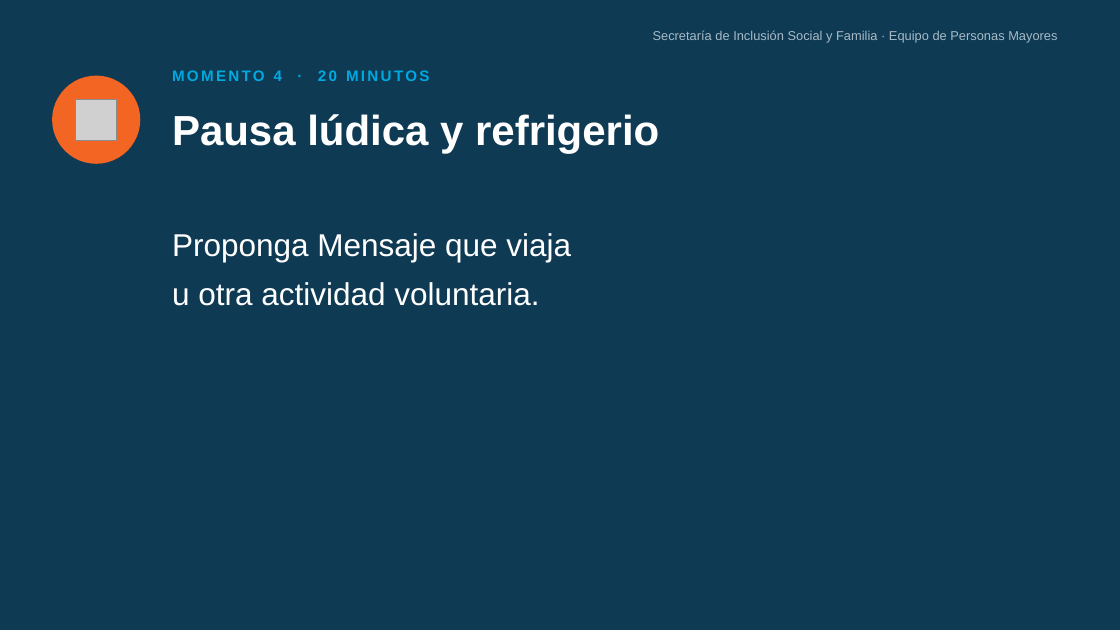
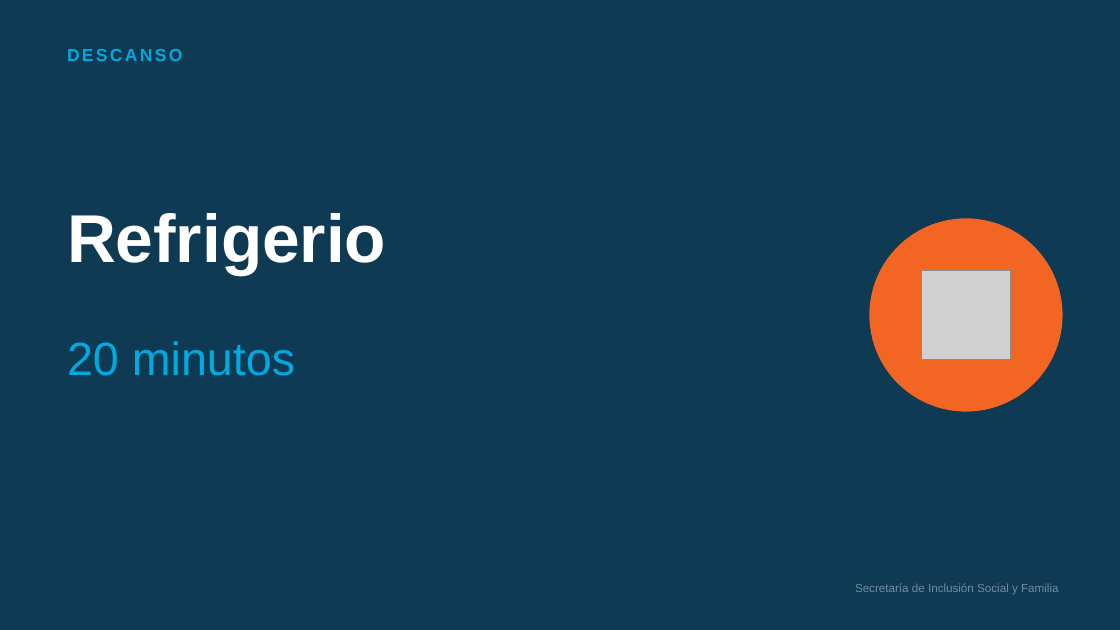
Before and after one commit to alquimia7ia-blip/Alquimia, a slide deck: slide 22 of docs/proyectos/personas-mayores/PPT_Sesion_5_Tecnologia_y_Dinero.pptx (slide 10 before the commit). Drawn at 1120x630 pixels with LibreOffice and Linux fonts; fonts in the diff are those of the drawing; grey boxes stand for pictures. Boxes give left, top, right and bottom in pixels: in the first picture for what was removed or moved away, otherwise in the second. Text is boxed around its words. In the diff, an @@ line names an element or a change of style, - is before the commit and + after.

```diff
--- a/docs/proyectos/personas-mayores/PPT_Sesion_5_Tecnologia_y_Dinero.pptx
+++ b/docs/proyectos/personas-mayores/PPT_Sesion_5_Tecnologia_y_Dinero.pptx
@@ text added at (67, 49, 182, 61), 15 pt, text #00A9E0, bold @@
+DESCANSO
@@ ellipse removed at (52, 76, 140, 164) @@
@@ text removed at (172, 114, 659, 154) @@
-Pausa lúdica y refrigerio
@@ text added at (67, 213, 386, 275), 58 pt, text #FFFFFF, bold @@
+Refrigerio
@@ text removed at (172, 233, 571, 306) @@
-Proponga Mensaje que viaja
-u otra actividad voluntaria.
@@ ellipse added at (870, 218, 1063, 412), fill #F26522 @@
@@ picture: place and size @@
-picture at (76, 99, 116, 139)
+picture at (922, 271, 1011, 360)
@@ text at (67, 341, 295, 376): text changed; size 13 to 40 pt; bold off @@
-MOMENTO 4 · 20 MINUTOS
+20 minutos
@@ text at (855, 583, 1059, 594): text changed; size 11 to 10 pt; text colour #A8BAC6 to #6E8FA3 @@
-Secretaría de Inclusión Social y Familia · Equipo de Personas Mayores
+Secretaría de Inclusión Social y Familia
```
Also in this commit, not shown: 4 other slides changed, 20 slides added, 22 slides removed, 4 other files.
